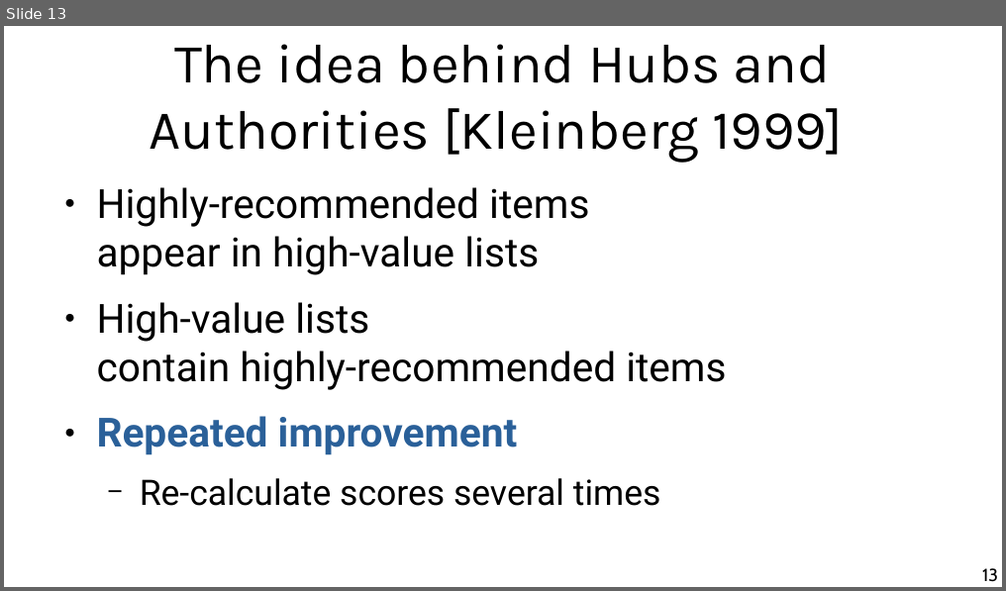
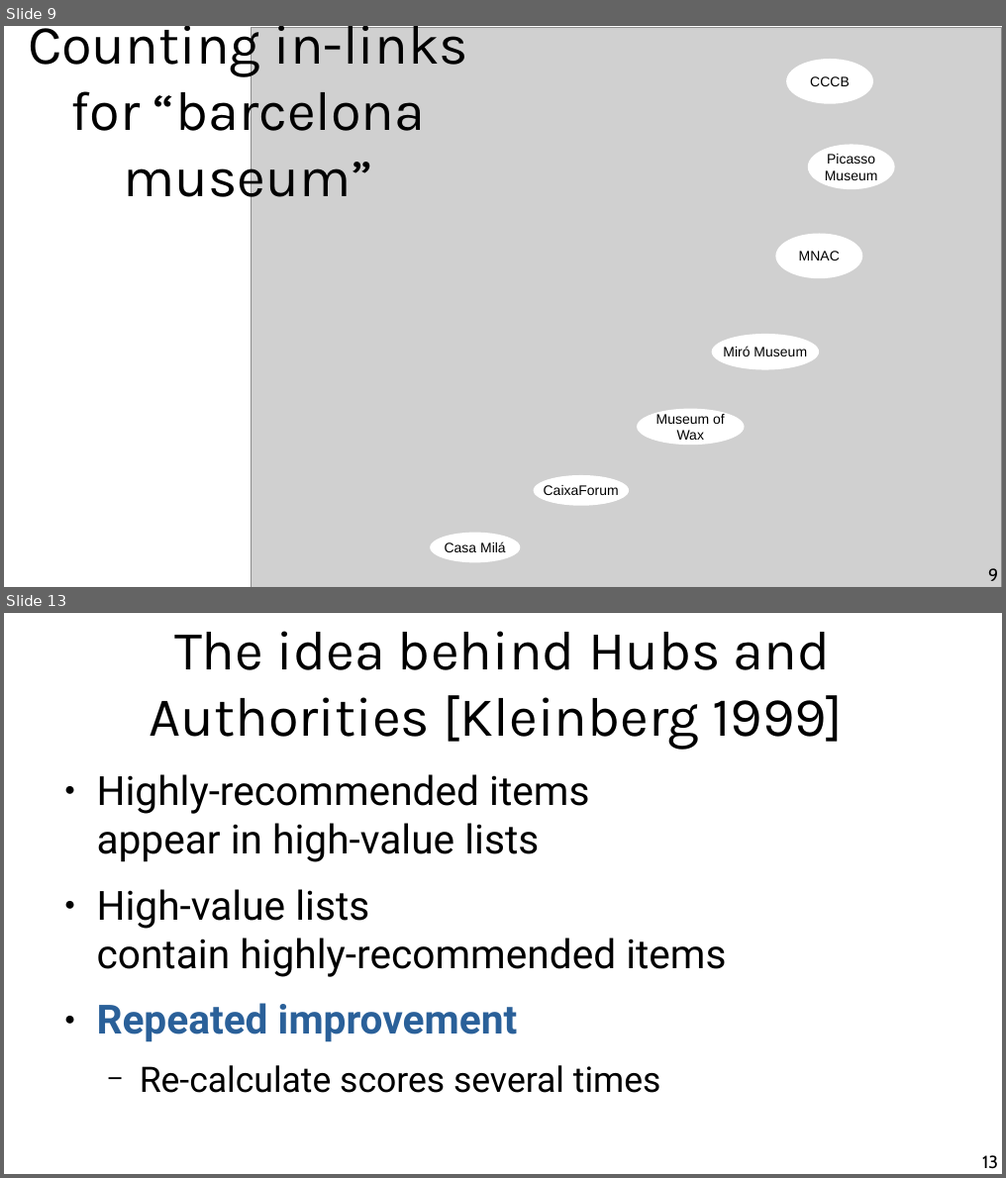
Before and after one commit to chatox/networks-science-course, a slide deck: theory/odp/tt08-hubs_authorities.odp. Shown one above the other, each under a label of ours: slide 13 before the commit, slides 9 and 13 after it; the slides between them are not shown. The pictures are 1006x591 and 1006x1178 pixels, drawn with LibreOffice and Linux fonts; fonts in the diff are those of the drawing; grey boxes stand for pictures. Boxes give left, top, right and bottom in pixels: in the first picture for what was removed or moved away, otherwise in the second. Text is boxed around its words. In the diff, an @@ line names an element or a change of style, - is before the commit and + after.

```diff
--- a/theory/odp/tt08-hubs_authorities.odp
+++ b/theory/odp/tt08-hubs_authorities.odp
@@ slide 9 added at <box>4,26,1002,587</box>, background #FFFFFF @@
@@ title added at <box>28,26,468,210</box>, 44 pt, text #000000 @@
+Counting in-links for “barcelona museum”
@@ picture added at <box>251,27,1002,587</box> @@
@@ ellipse added at <box>786,59,873,104</box>, fill #FFFFFF, 11 pt, text #000000 @@
+CCCB
@@ ellipse added at <box>808,145,895,190</box>, fill #FFFFFF, 11 pt, text #000000 @@
+Picasso
+Museum
@@ ellipse added at <box>775,233,862,278</box>, fill #FFFFFF, 11 pt, text #000000 @@
+MNAC
@@ ellipse added at <box>711,334,819,371</box>, fill #FFFFFF, 11 pt, text #000000 @@
+Miró Museum
@@ ellipse added at <box>637,409,745,446</box>, fill #FFFFFF, 11 pt, text #000000 @@
+Museum of
+Wax
@@ ellipse added at <box>534,475,629,506</box>, fill #FFFFFF, 11 pt, text #000000 @@
+CaixaForum
@@ ellipse added at <box>430,532,520,563</box>, fill #FFFFFF, 11 pt, text #000000 @@
+Casa Milá
@@ page number added at <box>988,569,998,581</box>, 14 pt, text #000000 @@
+9
```
Also in this commit, not shown: 19 slides changed, 2 other slides added, 3 slides removed, 3 other files.
